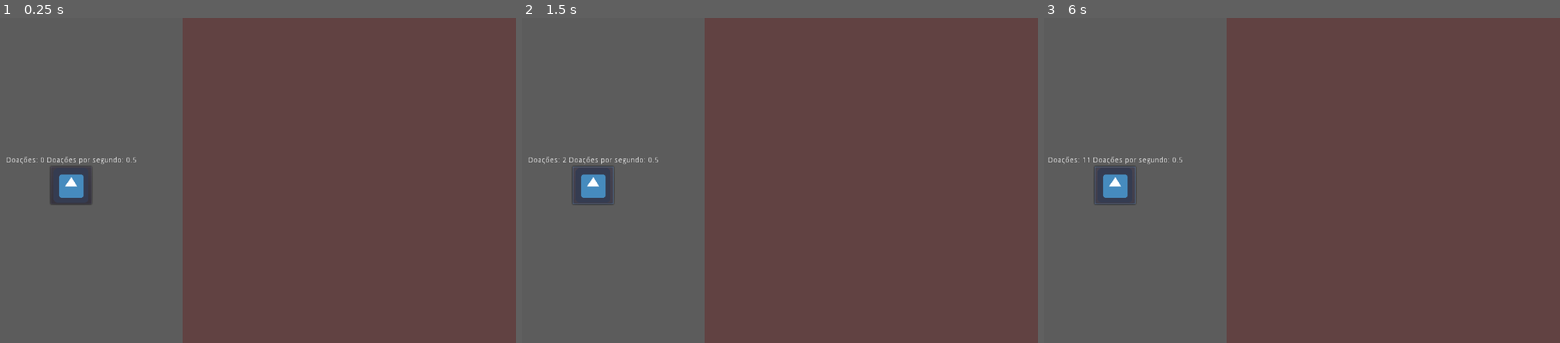
Above: before the commit, frames 1-3 (left to right).
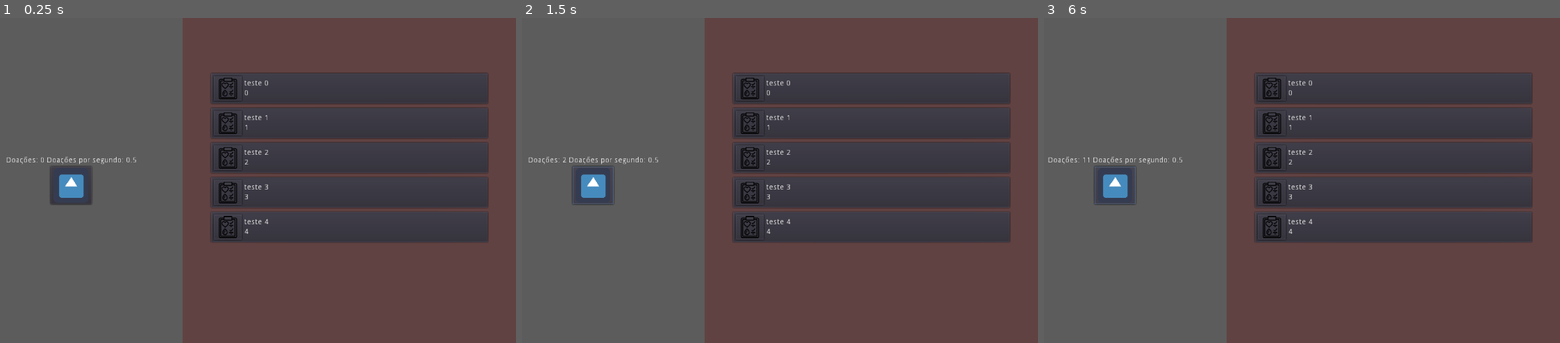
Above: after the commit, the same moments.

Repository: LeonardoBevilacqua/Blood-clicker
Game: Godot game, scene res://scenes/mainGame.tscn
Same seed, same stepped clock (60 frames per second), same inputs: the game is played once before the commit and once after it. The engine's default icon, where the game draws it, is replaced by a stand-in: a white triangle on a blue panel in a dark square.
Inputs (mouse positions are in pixels of both pictures, inside the frame that each line leads up to):
- Up to frame 1 (0.25 s): no input
- Up to frame 2 (1.5 s): click (594, 187) at 0.52 s; click (594, 187) at 1.27 s
- Up to frame 3 (6 s): click (1116, 187) at 2.02 s; tap Enter at 2.75, 4.25, 5.75 s; tap Space at 3.5, 5 s

The runs differ from the first frame. In frame 1, 26% of the frame differs, in the area x 40-95%, y 16-70%; in frame 2, 26%; in frame 3, 26%.

Commit message:
Criado funcionamento do upgrade

Diff:
--- /dev/null
+++ b/scenes/UpgradePanel.tscn
@@ -0,0 +1,30 @@
+[gd_scene load_steps=2 format=2]
+
+[ext_resource path="res://scripts/UpgradePanel.gd" type="Script" id=1]
+
+[node name="UpgradePanel" type="Node"]
+script = ExtResource( 1 )
+
+[node name="Control" type="Control" parent="."]
+margin_left = 409.6
+margin_right = 1024.0
+margin_bottom = 600.0
+
+[node name="ColorRect" type="ColorRect" parent="Control"]
+anchor_right = 1.0
+anchor_bottom = 1.0
+color = Color( 0.384314, 0.262745, 0.262745, 1 )
+
+[node name="MarginContainer" type="MarginContainer" parent="Control"]
+anchor_right = 1.0
+anchor_bottom = 1.0
+custom_constants/margin_right = 50
+custom_constants/margin_top = 100
+custom_constants/margin_left = 50
+custom_constants/margin_bottom = 100
+
+[node name="VBoxContainer" type="VBoxContainer" parent="Control/MarginContainer"]
+margin_left = 50.0
+margin_top = 100.0
+margin_right = 564.0
+margin_bottom = 500.0
--- /dev/null
+++ b/scenes/components/UpgradeButton.tscn
@@ -0,0 +1,42 @@
+[gd_scene load_steps=3 format=2]
+
+[ext_resource path="res://scripts/components/UpgradeButton.gd" type="Script" id=1]
+[ext_resource path="res://assets/sheet_40.png" type="Texture" id=2]
+
+[node name="UpgradeButton" type="PanelContainer"]
+margin_right = 105.0
+margin_bottom = 60.0
+script = ExtResource( 1 )
+
+[node name="HBoxContainer" type="HBoxContainer" parent="."]
+margin_left = 7.0
+margin_top = 7.0
+margin_right = 98.0
+margin_bottom = 53.0
+
+[node name="Button" type="Button" parent="HBoxContainer"]
+margin_right = 52.0
+margin_bottom = 46.0
+icon = ExtResource( 2 )
+
+[node name="Rows" type="VBoxContainer" parent="HBoxContainer"]
+light_mask = 0
+margin_left = 56.0
+margin_right = 91.0
+margin_bottom = 46.0
+alignment = 1
+
+[node name="Description" type="Label" parent="HBoxContainer/Rows"]
+light_mask = 0
+margin_top = 7.0
+margin_right = 35.0
+margin_bottom = 21.0
+text = "Teste"
+
+[node name="Value" type="Label" parent="HBoxContainer/Rows"]
+light_mask = 0
+margin_top = 25.0
+margin_right = 35.0
+margin_bottom = 39.0
+text = "20"
+[connection signal="pressed" from="HBoxContainer/Button" to="." method="_on_Button_pressed"]
--- a/scenes/mainGame.tscn
+++ b/scenes/mainGame.tscn
@@ -1,22 +1,15 @@
-[gd_scene load_steps=3 format=2]
+[gd_scene load_steps=4 format=2]
 
 [ext_resource path="res://scripts/mainGame.gd" type="Script" id=1]
 [ext_resource path="res://scenes/ClickerPanel.tscn" type="PackedScene" id=2]
+[ext_resource path="res://scenes/UpgradePanel.tscn" type="PackedScene" id=3]
 
 [node name="Node" type="Node"]
 script = ExtResource( 1 )
 
 [node name="ClickerPanel" parent="." instance=ExtResource( 2 )]
 
-[node name="UpgradePanel" type="Control" parent="."]
-margin_left = 409.6
-margin_right = 1024.0
-margin_bottom = 600.0
-
-[node name="ColorRect" type="ColorRect" parent="UpgradePanel"]
-anchor_right = 1.0
-anchor_bottom = 1.0
-color = Color( 0.384314, 0.262745, 0.262745, 1 )
+[node name="UpgradePanel" parent="." instance=ExtResource( 3 )]
 
 [node name="Timer" type="Timer" parent="."]
 autostart = true
--- a/scripts/ClickerPanel.gd
+++ b/scripts/ClickerPanel.gd
@@ -8,7 +8,6 @@
 	emit_signal("update_counter")
 
 func updateCounterLabel(counter):
-
 	labels.get_node("Counter").text = str("Doações: ", counter)
 
 func updateCounterPerSecondLabel(counterPerSecond):
--- /dev/null
+++ b/scripts/UpgradePanel.gd
@@ -0,0 +1,17 @@
+extends Node
+
+signal update_counter_per_second
+
+var upgradeButton = preload("res://scenes/components/UpgradeButton.tscn")
+
+func _ready():
+	for i in range(5):
+		var bt = upgradeButton.instance()
+
+		bt.init(str("teste ", i), i)
+		bt.connect("button_click", self, "buttonClick")
+
+		$Control/MarginContainer/VBoxContainer.add_child(bt)
+
+func buttonClick(value):
+	emit_signal("update_counter_per_second", value)
--- /dev/null
+++ b/scripts/components/UpgradeButton.gd
@@ -0,0 +1,23 @@
+extends Node
+
+signal button_click
+
+var _description
+var _value
+
+func init(description, value):
+	self._description = description
+	self._value = value
+
+	self._updateDescriptionText()
+	self._updateValueText()
+
+func _updateDescriptionText():
+	$HBoxContainer/Rows/Description.text = self._description
+
+func _updateValueText():
+	$HBoxContainer/Rows/Value.text = str(self._value)
+
+func _on_Button_pressed():
+	emit_signal("button_click", self._value)
+	queue_free()
--- a/scripts/mainGame.gd
+++ b/scripts/mainGame.gd
@@ -10,6 +10,7 @@
 	self.counterPerSecond = 0.5
 
 	$ClickerPanel.connect("update_counter", self, "updateCounterByClick")
+	$UpgradePanel.connect("update_counter_per_second", self, "updateCounterPerSecondByClick")
 	self.updateCounterPerSecondLabel()
 
 func updateCounter(value):
@@ -18,6 +19,13 @@
 
 func updateCounterByClick():
 	updateCounter(self.counterPerClick)
+
+func updateCounterPerSecondByClick(value):
+	self.counterPerSecond += value
+	self.counter -= value
+
+	self.updateCounterPerSecondLabel()
+	self.updateCounterLabel()
 
 func _on_Timer_timeout():
 	updateCounter(self.counterPerSecond)
Binary file added: assets/bag.png
Not shown, added: assets/bag.png.import
Binary file added: assets/sheet.png
Not shown, added: assets/sheet.png.import
Binary file added: assets/sheet_40.png
Not shown, added: assets/sheet_40.png.import
